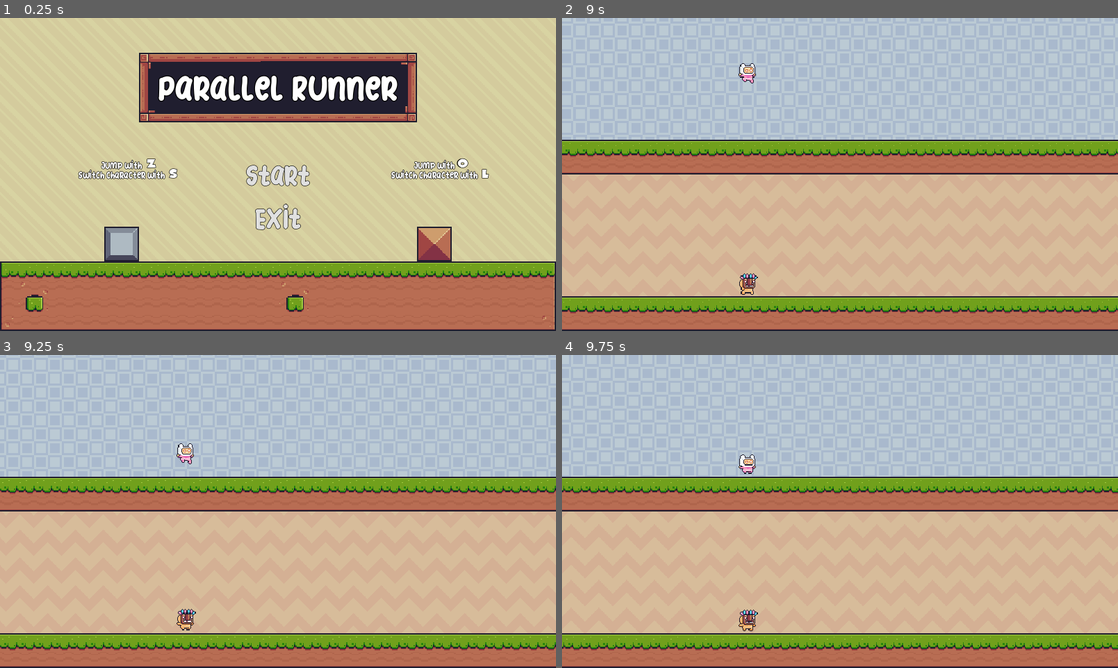
Above: before the commit, frames 1-4 (two rows, left to right).
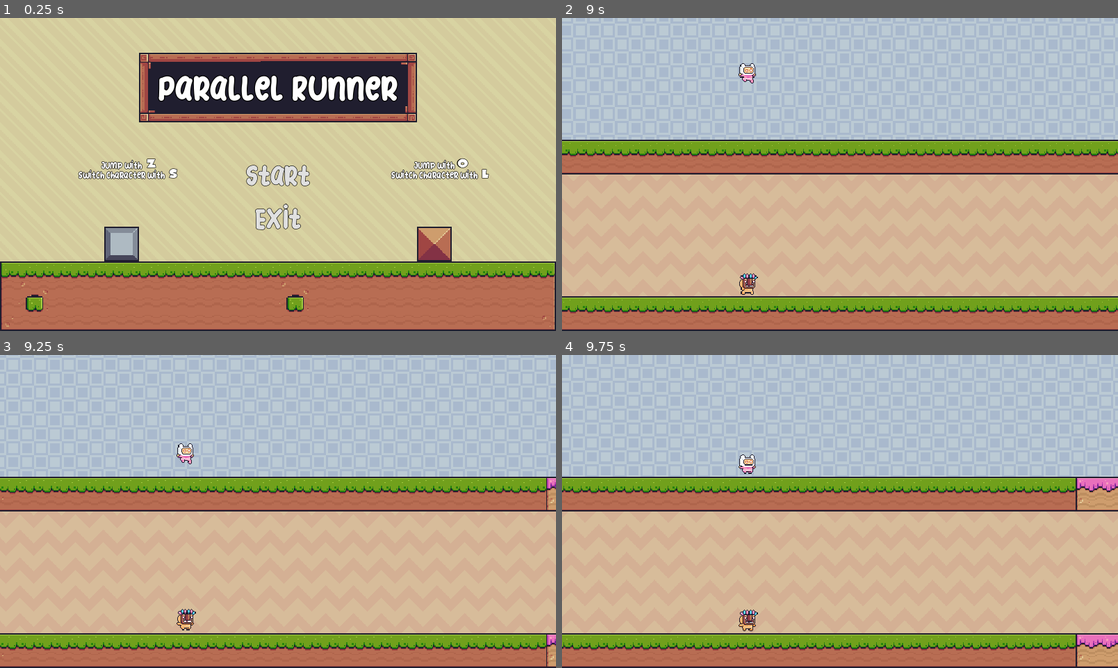
Above: after the commit, the same moments.

Repository: NickSpyker/ParallelRunner
Game: Godot game, scene res://scenes/Main.tscn
Two runs of this game, one before a commit and one after it. Both use one fixed random seed, a clock stepped at 60 frames per second and the inputs below.
Inputs:
- Up to frame 1 (0.25 s): no input
- Up to frame 2 (9 s): click "Start" at 0.5 s; tap S (player1_chose) every 1.5 s from 1.35 to 8.85 s; tap W (player1_jump) at 1.52, 2.27, 3.77, 4.52, 5.27, 6.77, 7.52, 8.27 s; tap L (player2_chose) every 1.5 s from 2.1 to 8.1 s
- Up to frame 3 (9.25 s): no input
- Up to frame 4 (9.75 s): tap L (player2_chose) at 9.6 s

Frames 1-2 are identical in both runs. In frame 3, 0.3% of the frame differs, in the area x 0-100%, y 39-100%; in frame 4, 1.5%, in the area x 92-100%, y 39-100%.

Commit message:
work on map

Diff:
--- a/scripts/PlayerTrackTiles.gd
+++ b/scripts/PlayerTrackTiles.gd
@@ -5,6 +5,83 @@
 
 var mapWidth = null
 var mapHeight = null
+
+var environment_type = 1
+
+### Building patterns ###
+var grass1_block = [[0, 1, 2], [3, 4, 5], [6, 7, 8]]
+var grass2_block = [[9, 10, 11], [12, 13, 14], [15, 16, 17]]
+var grass3_block = [[18, 19, 20], [21, 22, 23], [24, 25, 26]]
+
+var stick_platform  = [49, 50, 51]
+var block1_platform = [27, 28, 29]
+var block2_platform = [38, 39, 40]
+
+var block1_cube = [[35, 36], [34, 33]]
+var block2_cube = [[46, 47], [45, 44]]
+
+var block1_col = [[30], [31], [32]]
+var block2_col = [[41], [42], [43]]
+#########################
+
+func loadGround(x: int, y: int, s: int, f: int):
+	var cell = -1
+	match y:
+		7: match environment_type:
+			0:
+				if x == s:
+					cell = 0
+				elif x == f:
+					cell = 2
+				else:
+					cell = 1
+			1:
+				if x == s:
+					cell = 9
+				elif x == f:
+					cell = 11
+				else:
+					cell = 10
+			_:
+				if x == s:
+					cell = 18
+				elif x == f:
+					cell = 20
+				else:
+					cell = 19
+		8: match environment_type:
+			0:
+				if x == s:
+					cell = 6
+				elif x == f:
+					cell = 8
+				else:
+					cell = 7
+			1:
+				if x == s:
+					cell = 15
+				elif x == f:
+					cell = 17
+				else:
+					cell = 16
+			_:
+				if x == s:
+					cell = 24
+				elif x == f:
+					cell = 26
+				else:
+					cell = 25
+		_:
+			pass
+	set_cell(x, y, cell)
+
+func loadPart(s: int, f: int):
+	environment_type += 1
+	if 2 < environment_type:
+		environment_type = 0
+	for y in range(mapHeight):
+		for x in range(s, f):
+			loadGround(x, y, s, f)
 
 func getMap():
 	var map = []
@@ -19,19 +96,11 @@
 func _ready():
 	mapWidth = Global.MAP_WIDTH
 	mapHeight = Global.MAP_HEIGHT
-	var file = File.new()
-	file.open("res://file.txt", File.WRITE)
-	var map = getMap()
-	var s = ""
-	for row in map:
-		for element in row:
-			s += str(element) + " "
-		s += "\n"
-	file.store_string(s)
-	file.close()
 
 func _process(delta):
 
 	position.x -= scrollSpeed * delta
 	if position.x < -mapPXWidth:
+		loadPart(mapWidth / 2, mapWidth)
 		position.x += mapPXWidth
+		loadPart(0, mapWidth / 2)
Not shown, changed: file.txt
